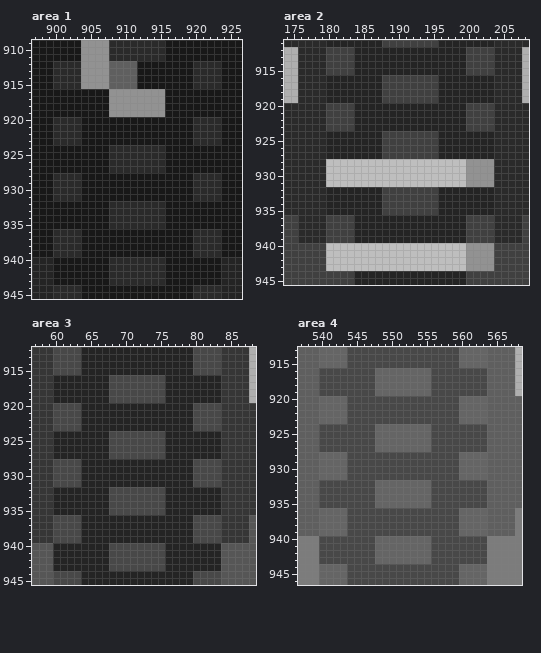
Two states of a pixel-art file, tools/art/creatures/humoth/humoth_folha.aseprite. The picture above is the old version.
984x1104 pixels, 1 frame. Colours within 5 levels of each other are drawn and written as one. Shown: area 1: x 897..926, y 909..945; area 2: x 174..208, y 911..945; area 3: x 57..88, y 912..945; area 4: x 537..568, y 913..946. The commit also changed other parts of the picture, which this record leaves out.
The same view after the edit:
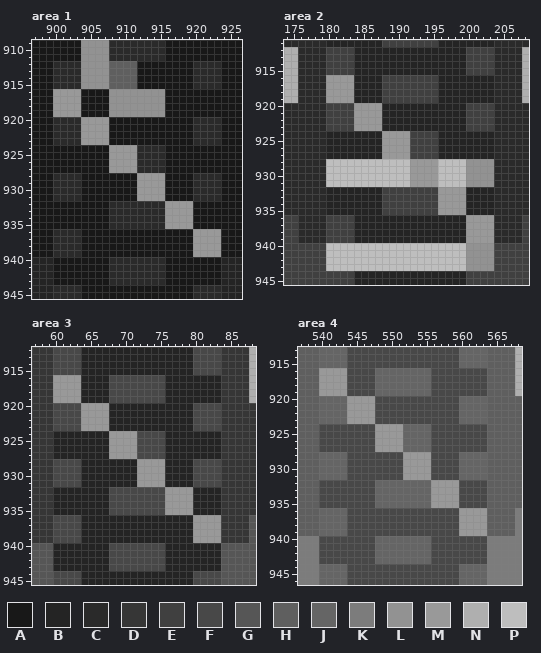
Palette (. is transparent): A #181818  B #242424  C #2a2a2a  D #363636  E #404040  F #484848  G #565656  H #5f5f5f  J #656565  K #7c7c7c  L #929292  M #999999  N #afafaf  P #bebebe
From old to new:
Area 1:
The edit turns colour A into colour M in rows 916 to 919 at x 900 to 903; in rows 920 to 923 at x 904 to 907; in rows 928 to 931 at x 912 to 915; in rows 932 to 935 at x 916 to 919.
The edit turns colour C into colour M in rows 924 to 927 at x 908 to 911; in rows 936 to 939 at x 920 to 923.
Area 2:
The edit turns colour B into colour M in rows 916 to 919 at x 180 to 183; in rows 920 to 923 at x 184 to 187; in rows 932 to 935 at x 196 to 199.
The edit turns colour E into colour M in rows 924 to 927 at x 188 to 191; in rows 936 to 939 at x 200 to 203.
The edit turns colour P into colour M in rows 928 to 931 at x 192 to 195.
Area 3:
The edit turns colour B into colour M in rows 916 to 919 at x 60 to 63; in rows 920 to 923 at x 64 to 67; in rows 928 to 931 at x 72 to 75; in rows 932 to 935 at x 76 to 79.
The edit turns colour F into colour M in rows 924 to 927 at x 68 to 71; in rows 936 to 939 at x 80 to 83.
Area 4:
The edit turns colour F into colour M in rows 916 to 919 at x 540 to 543; in rows 920 to 923 at x 544 to 547; in rows 928 to 931 at x 552 to 555; in rows 932 to 935 at x 556 to 559.
The edit turns colour J into colour M in rows 924 to 927 at x 548 to 551; in rows 936 to 939 at x 560 to 563.
Changed places in both pictures, as pixel boxes (x1, y1, x2, y2):
changed: (53, 89, 221, 257)
changed: (326, 75, 494, 243)
changed: (53, 375, 221, 543)
changed: (319, 368, 487, 536)
